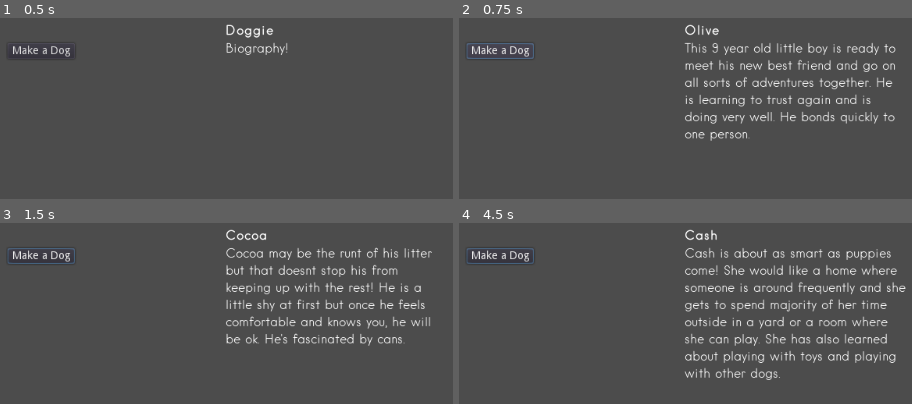
Above: before the commit, frames 1-4 (two rows, left to right).
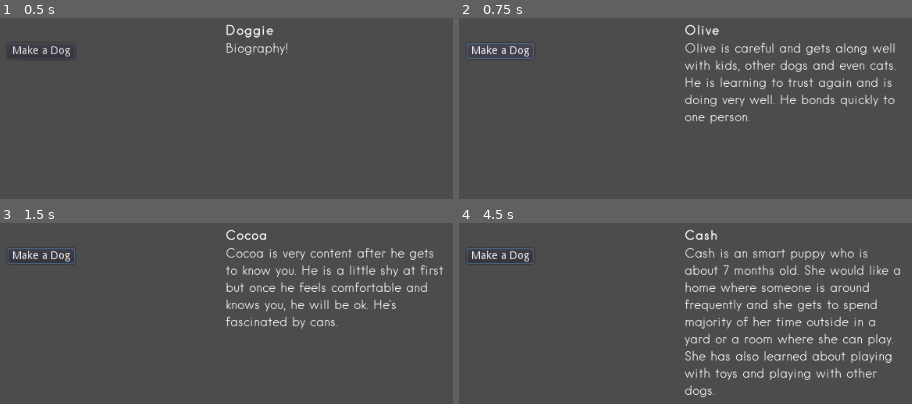
Above: after the commit, the same moments.

Repository: DevinPentecost/ld42
Game: Godot game, scene res://test_scenes/testdogbio.tscn
Two runs of this game, one before a commit and one after it. Both use one fixed random seed, a clock stepped at 60 frames per second and the inputs below. The project has no main scene, so this scene is started directly.
Inputs (mouse positions are in pixels of both pictures, inside the frame that each line leads up to):
- Up to frame 1 (0.5 s): no input
- Up to frame 2 (0.75 s): click "Make a Dog" at 0.5 s
- Up to frame 3 (1.5 s): tap Enter at 1.25 s; move the mouse to (outside the picture) at 1.27 s; hold D (player_move_right) from 1.28 s (still down); tap Space (player_action) at 1.35 s; click (outside the picture) at 1.42 s
- Up to frame 4 (4.5 s): tap Space (player_action) at 2, 2.1, 2.85, 3.5, 3.6, 4.35 s; move the mouse to (outside the picture) at 2.02 s; release D (player_move_right) at 2.03 s; hold S (player_move_down) 2.03-2.78 s; tap Enter at 2.75, 4.25 s; move the mouse to (889, 295) at 2.77 s; hold D (player_move_right) 2.78-3.53 s; move the mouse to (outside the picture) at 3.52 s; hold W (player_move_up) 3.53-4.28 s; click (outside the picture) at 3.67 s; move the mouse to (outside the picture) at 4.27 s; hold A (player_move_left) from 4.28 s (still down)

Frame 1 is identical in both runs. In frame 2, 6.0% of the frame differs, in the area x 49-97%, y 13-68%; in frame 3, 6.1%; in frame 4, 8.7%, in the area x 49-99%, y 13-97%.

Commit message:
Grammar updates

Diff:
--- a/project/data/dogsentences.gd
+++ b/project/data/dogsentences.gd
@@ -21,12 +21,16 @@
 "{name} is an {adjective} puppy who is about {age}s old.",
 "{name} is a great puppy who is very energetic and {adjective}.",
 "{name} is a very {adjective} little {girl} that is ready to give and receive love, {she} is just shy at first.",
-"{name} is a bit {adjective} until {she} gets to know you.",
+"{name} is very {adjective} after {she} gets to know you.",
 "{name} is a cuddly and {adjective} dog.",
 "{name} is very {adjective} and cuddly and just wants a pal to spend the rest of {her} life with!",
 "{name} can protect your home and {objects} like nobody's business!",
 "{name} is an experienced, but {adjective}, hunter of {objects}.",
-"This {adjective} {girl} used to be a show dog!"]
+"This {adjective} {girl} used to be a show dog!",
+"This {adjective} {girl} is very popular with visitors!",
+"{name} has some special needs, and would love to join a caring family.",
+"{name} gets prefers relaxing on the couch on hot days.",
+"This {age} old pup bonds quickly to {adjective} humans, but {she} is very skittish around people with beards."]
 
 export var OutroSentences = ["{she} is already housebroken and crate trained.",
 "{she} loves going everywhere with {her} humans and does well in the car.",
@@ -37,7 +41,7 @@
 "{she} bonds strongly with {objects}.",
 "This sweet {girl} makes everyone smile.",
 "{she} loves playing with other puppies and exploring new things.",
-"{her} favorite thing would be to explore would be a forever home!",
+"{she} would love to explore {her} forever home!",
 "{she} has also found that being the smallest and sweetest is getting {her} the most cuddles and {she} does love to snuggle!",
 "{she} would love an active owner who takes {her} on plenty of walks and adventures.",
 "{she} still has all of {her} puppy energy and is very happy with anyone willing to give {her} time and attention!",
